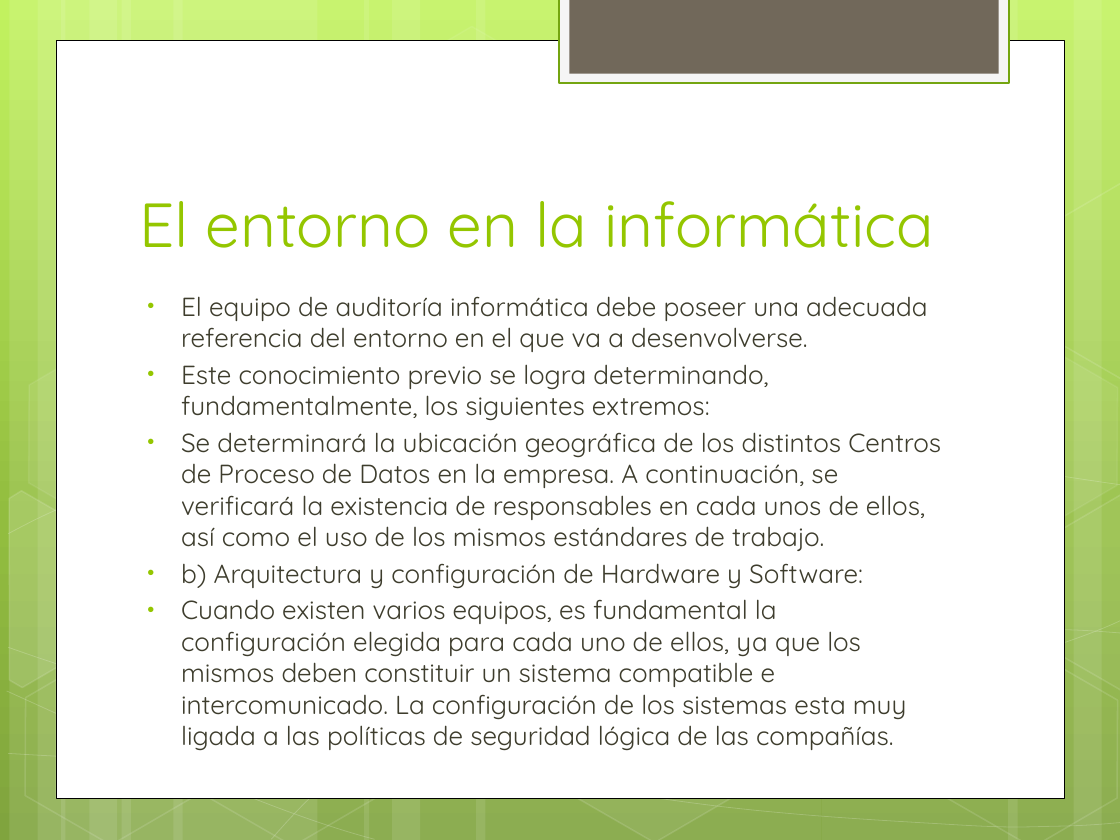
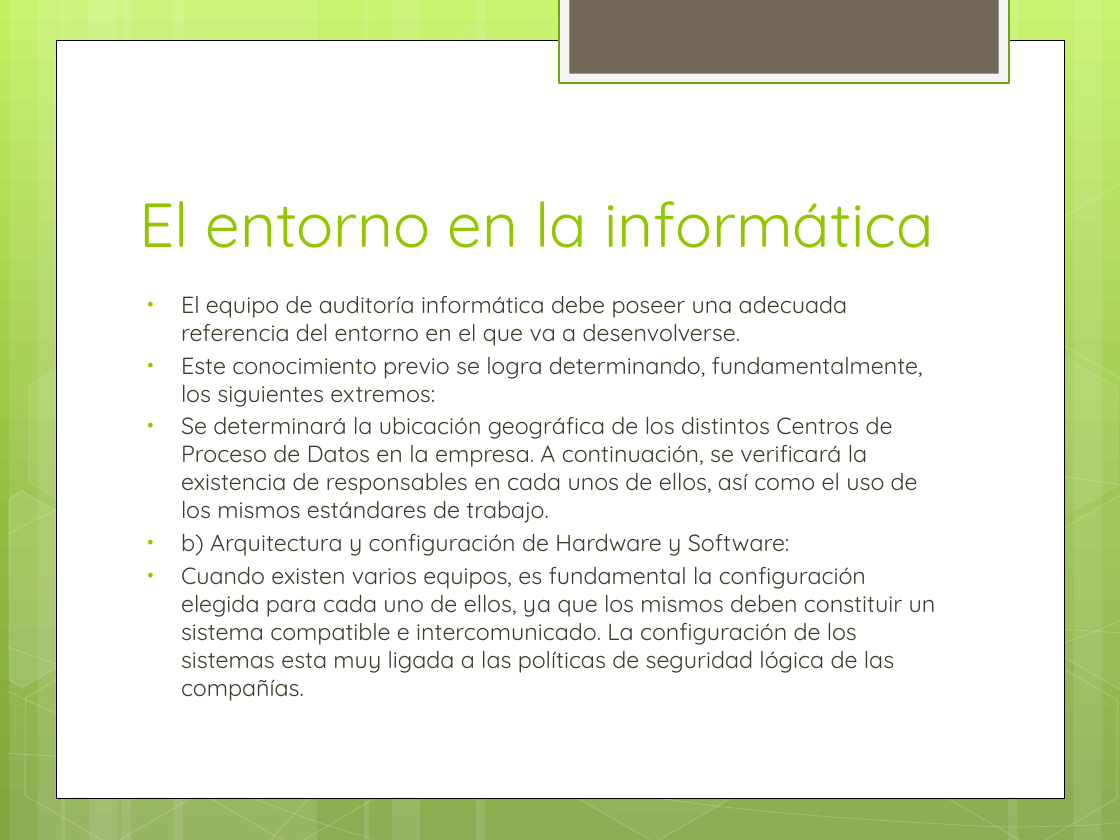
Before and after one commit to lc850/auditoria, a slide deck: slide 2 of La auditoria en informática y su entorno.pptx. Drawn at 1120x840 pixels with LibreOffice and Linux fonts; fonts in the diff are those of the drawing. Boxes give left, top, right and bottom in pixels: in the first picture for what was removed or moved away, otherwise in the second. Text is boxed around its words. In the diff, an @@ line names an element or a change of style, - is before the commit and + after.

Commit message:
Comentarios en archivo La auditoria en informática y su entorno

```diff
--- a/La auditoria en informática y su entorno.pptx
+++ b/La auditoria en informática y su entorno.pptx
@@ text "El equipo de auditoría informática ..." at [181,296,936,701]: size 16.8 to 15 pt @@
```
Also in this commit, not shown: 1 slide added.
